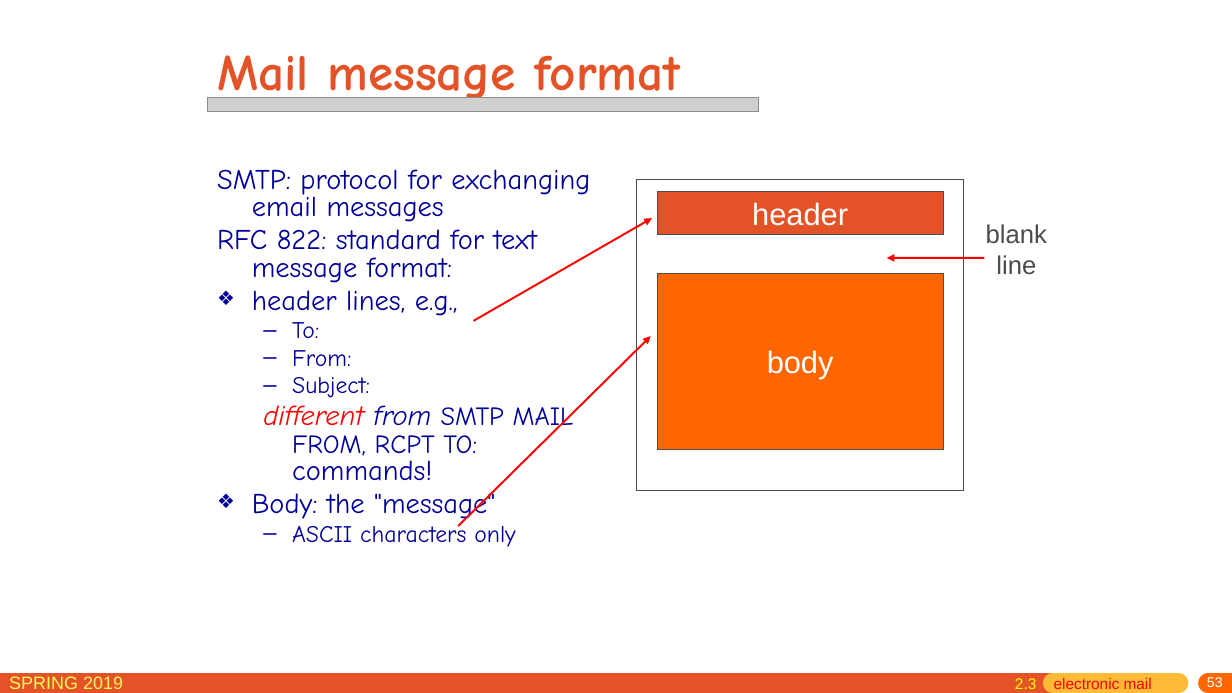
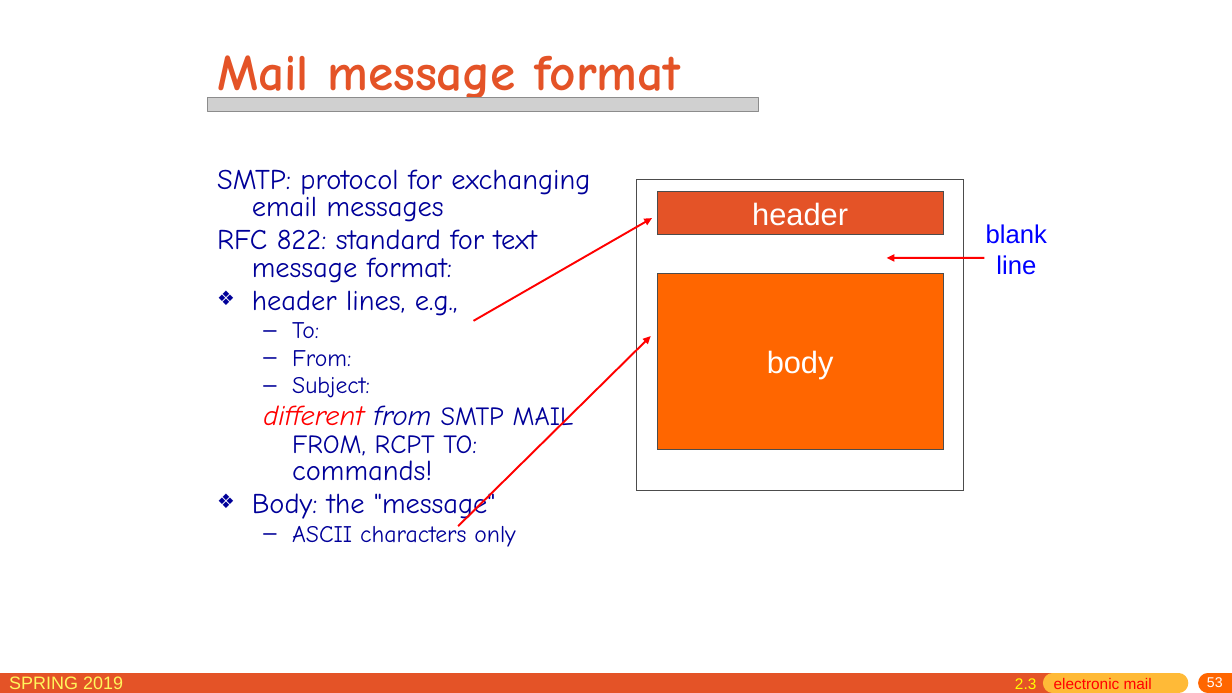
Before and after one commit to jichenghu/PPT_networkDistributed, a slide deck: slide 53 of chapter2.pptx. Drawn at 1232x693 pixels with LibreOffice and Linux fonts; fonts in the diff are those of the drawing; grey boxes stand for pictures. Boxes give left, top, right and bottom in pixels: in the first picture for what was removed or moved away, otherwise in the second. Text is boxed around its words. In the diff, an @@ line names an element or a change of style, - is before the commit and + after.

```diff
--- a/chapter2.pptx
+++ b/chapter2.pptx
@@ text "blank" at bbox=[986, 224, 1047, 275]: text colour #4C4C4C to #0000FF @@
```
Also in this commit, not shown: 2 other slides changed.
